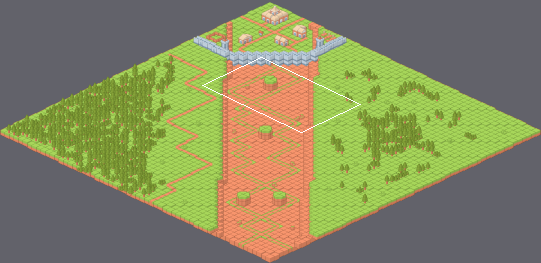
Two versions of a level (Tiled map, assets/level/Map/mapa2.tmx). The first picture is a wide view before the edit; the outline marks the close-up.
Close-up. As it was:
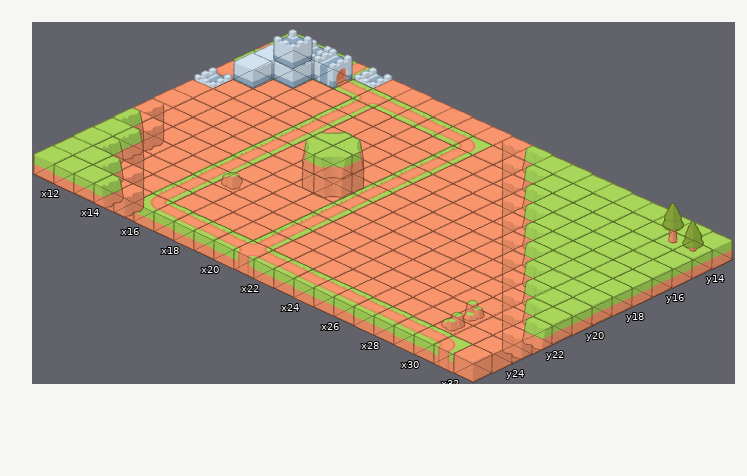
Cells are 232x110 px. Isometric: x runs down to the right, y down to the left. Shown: x 11..32, y 13..25. The commit also changed other parts of the map, which this record leaves out.
And afterwards:
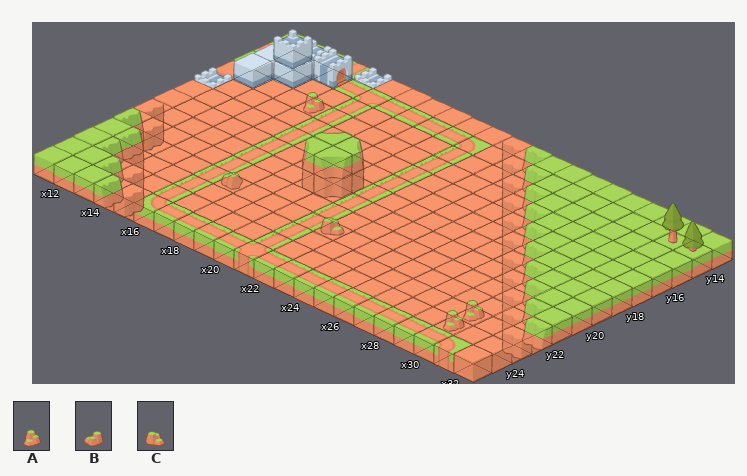
Key: from "Example": A 216 "rocks_dirt_N", B 217 "rocks_dirt_E", C 219 "rocks_dirt_W".
_ is an empty cell.
What changed:
Layer "CapaSpawn":
The author changed tile B to tile A in row 23 at x 29.
Tile A now appears in row 15 at x 14.
Tile C now appears in row 21 at x 21.
